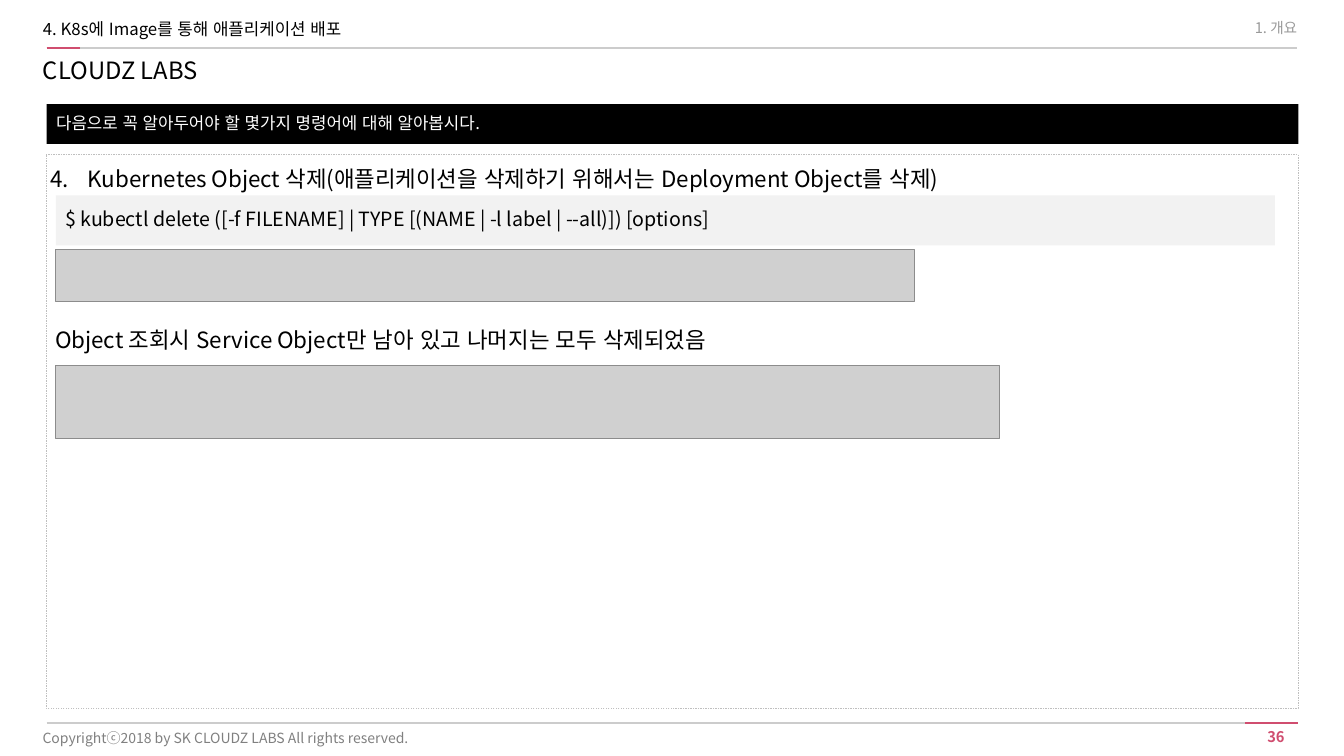
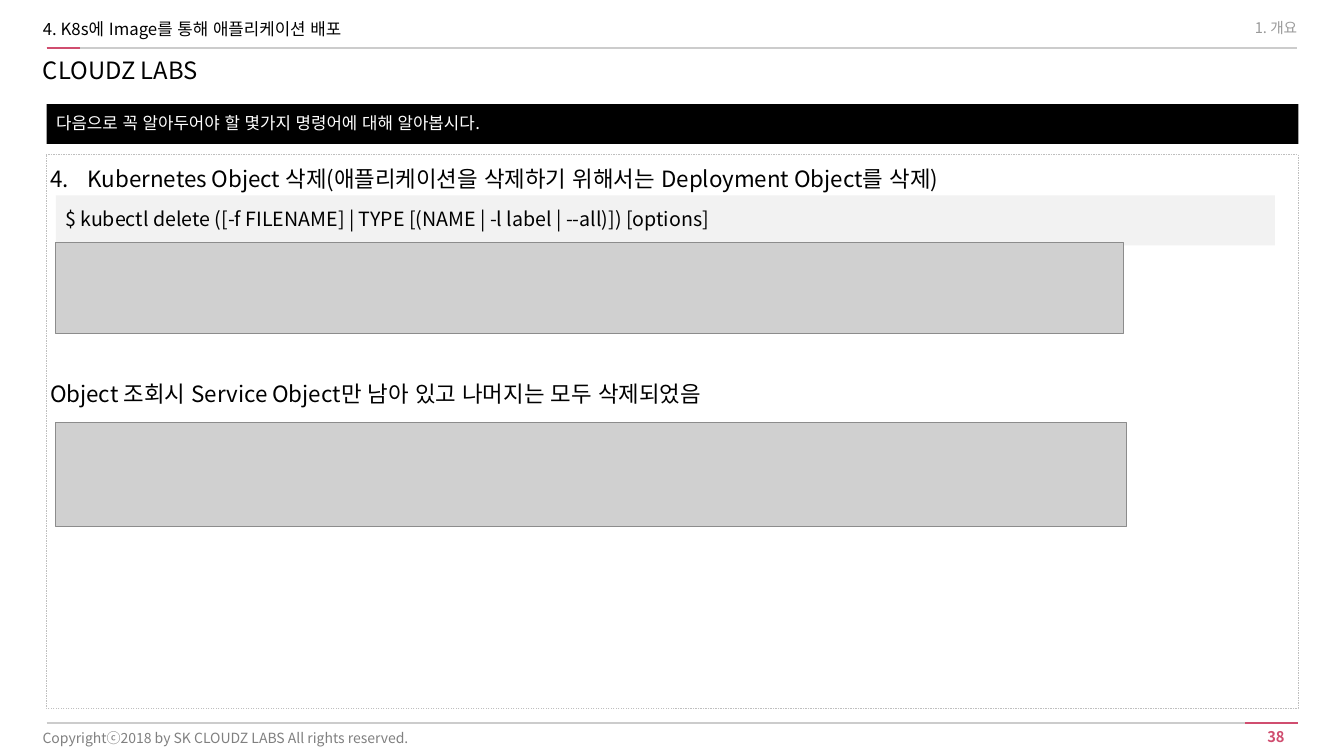
Before and after one commit to t-t-c/cloud-movie, a slide deck: slide 38 of docs/[CloudZ Labs] Kubernetes_시작하기(신입사원).pptx (slide 36 before the commit). Drawn at 1344x756 pixels with LibreOffice and Linux fonts; fonts in the diff are those of the drawing; grey boxes stand for pictures. Boxes give left, top, right and bottom in pixels: in the first picture for what was removed or moved away, otherwise in the second. Text is boxed around its words. In the diff, an @@ line names an element or a change of style, - is before the commit and + after.

```diff
--- a/docs/[CloudZ Labs] Kubernetes_시작하기(신입사원).pptx
+++ b/docs/[CloudZ Labs] Kubernetes_시작하기(신입사원).pptx
@@ text "Kubernetes Object 삭제(애플리케이션을 삭제하기 위해서는 ..." rewrapped from [55, 168, 939, 354] to [50, 168, 939, 408] @@
@@ picture removed at [55, 250, 913, 301] @@
@@ picture added at [55, 243, 1123, 334] @@
@@ picture removed at [55, 366, 999, 439] @@
@@ picture added at [55, 422, 1126, 526] @@
```
Also in this commit, not shown: 4 other slides changed, 2 slides added.
